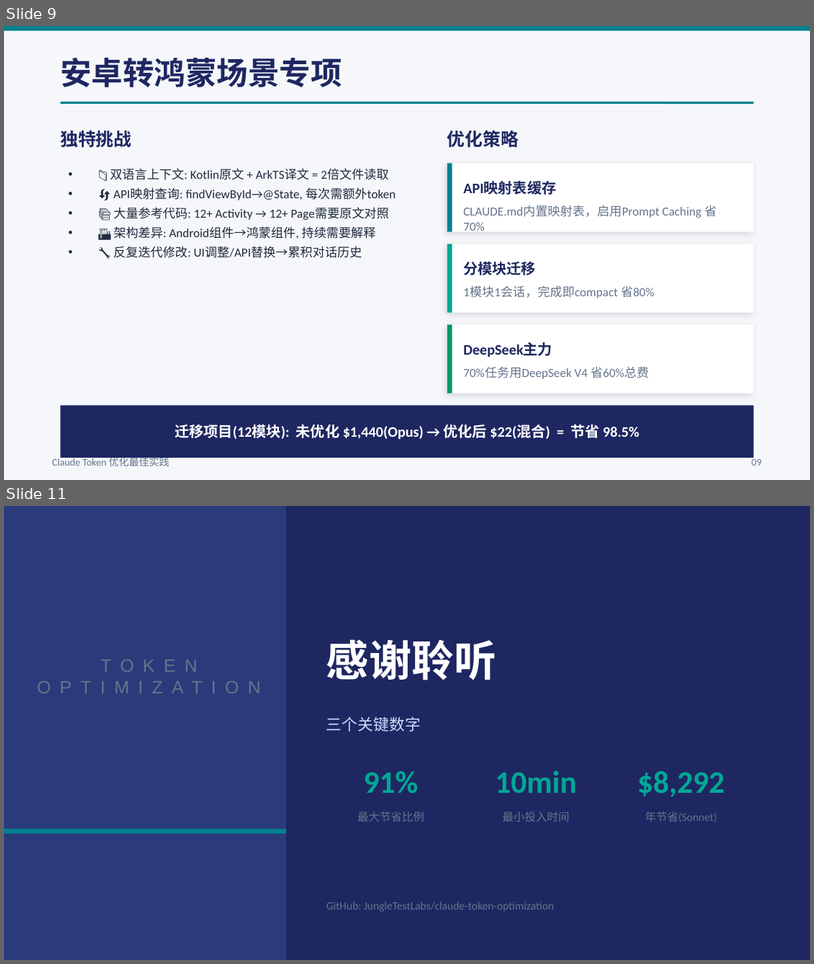
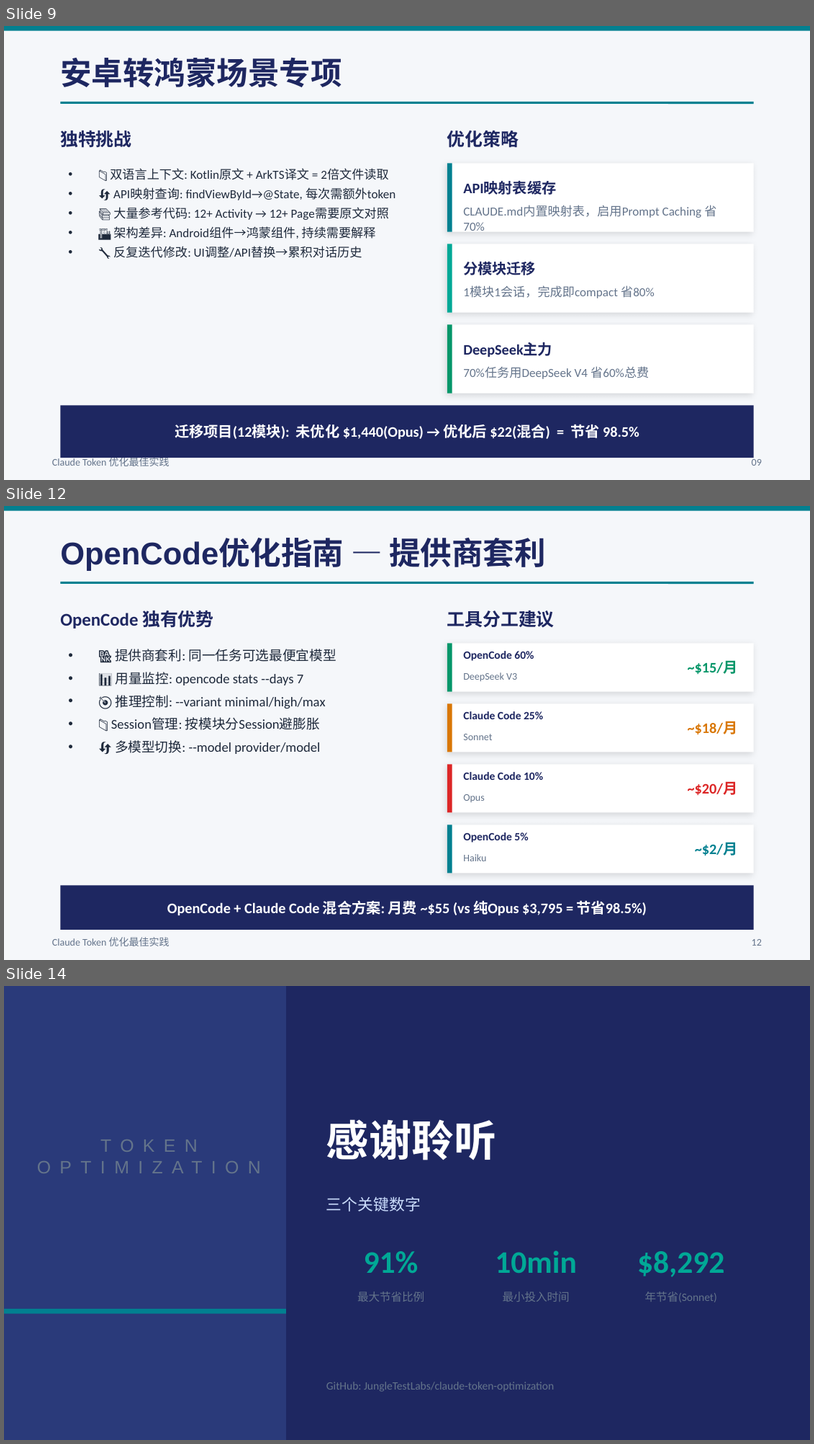
Before and after one commit to JungleTestLabs/claude-token-optimization, a slide deck: Claude-Token优化最佳实践.pptx. Shown one above the other, each under a label of ours: slides 9 and 11 before the commit, slides 9, 12 and 14 after it; the slides between them are not shown. The pictures are 814x964 and 814x1444 pixels, drawn with LibreOffice and Linux fonts; fonts in the diff are those of the drawing. Boxes give left, top, right and bottom in pixels: in the first picture for what was removed or moved away, otherwise in the second. Text is boxed around its words. In the diff, an @@ line names an element or a change of style, - is before the commit and + after.

```diff
--- a/Claude-Token优化最佳实践.pptx
+++ b/Claude-Token优化最佳实践.pptx
@@ slide 12 added at (4, 506, 810, 960), background #F5F7FA @@
@@ rectangle added at (4, 506, 810, 511), fill #028090 @@
@@ text added at (60, 538, 546, 571), 28 pt, text #1E2761, bold @@
+OpenCode优化指南 — 提供商套利
@@ line added from (60, 582) to (754, 582), #028090 2 pt @@
@@ text added at (60, 610, 214, 628), 16 pt, text #1E2761, bold @@
+OpenCode 独有优势
@@ text added at (448, 610, 555, 628), 16 pt, text #1E2761, bold @@
+工具分工建议
@@ text added at (115, 649, 337, 754), 12 pt, text #1E293B @@
+• 🏦 提供商套利: 同一任务可选最便宜模型
+• 📊 用量监控: opencode stats --days 7
+• 🎯 推理控制: --variant minimal/high/max
+• 📁 Session管理: 按模块分Session避膨胀
+• 🔄 多模型切换: --model provider/model
@@ rectangle added at (448, 643, 754, 692), fill #FFFFFF @@
@@ rectangle added at (448, 643, 453, 692), fill #059669 @@
@@ text added at (463, 651, 534, 661), 10 pt, text #1E2761, bold @@
+OpenCode 60%
@@ text added at (463, 672, 517, 681), 9 pt, text #64748B @@
+DeepSeek V3
@@ text added at (688, 660, 738, 674), 13 pt, text #059669, bold @@
+~$15/月
@@ rectangle added at (448, 703, 754, 752), fill #FFFFFF @@
@@ rectangle added at (448, 703, 453, 752), fill #D97706 @@
@@ text added at (463, 711, 543, 719), 10 pt, text #1E2761, bold @@
+Claude Code 25%
@@ text added at (688, 721, 738, 734), 13 pt, text #D97706, bold @@
+~$18/月
@@ text added at (463, 734, 492, 740), 9 pt, text #64748B @@
+Sonnet
@@ rectangle added at (448, 764, 754, 813), fill #FFFFFF @@
@@ rectangle added at (448, 764, 453, 813), fill #DC2626 @@
@@ text added at (463, 772, 543, 780), 10 pt, text #1E2761, bold @@
+Claude Code 10%
@@ text added at (688, 781, 738, 795), 13 pt, text #DC2626, bold @@
+~$20/月
@@ text added at (463, 794, 484, 802), 9 pt, text #64748B @@
+Opus
@@ rectangle added at (448, 824, 754, 873), fill #FFFFFF @@
@@ rectangle added at (448, 824, 453, 873), fill #028090 @@
@@ text added at (463, 832, 528, 842), 10 pt, text #1E2761, bold @@
+OpenCode 5%
@@ text added at (695, 842, 738, 855), 13 pt, text #028090, bold @@
+~$2/月
@@ text added at (463, 854, 486, 861), 9 pt, text #64748B @@
+Haiku
@@ rectangle added at (60, 885, 754, 929), fill #1E2761 @@
@@ text added at (167, 900, 647, 915), 13 pt, text #FFFFFF, bold @@
+OpenCode + Claude Code 混合方案: 月费 ~$55 (vs 纯Opus $3,795 = 节省98.5%)
@@ text added at (52, 937, 170, 946), 9 pt, text #64748B @@
+Claude Token 优化最佳实践
@@ text added at (752, 939, 762, 945), 9 pt, text #64748B @@
+12
@@ what was slide 11 is now slide 14 @@
```
Also in this commit, not shown: 2 slides changed, 2 other slides added, 3 other files.
